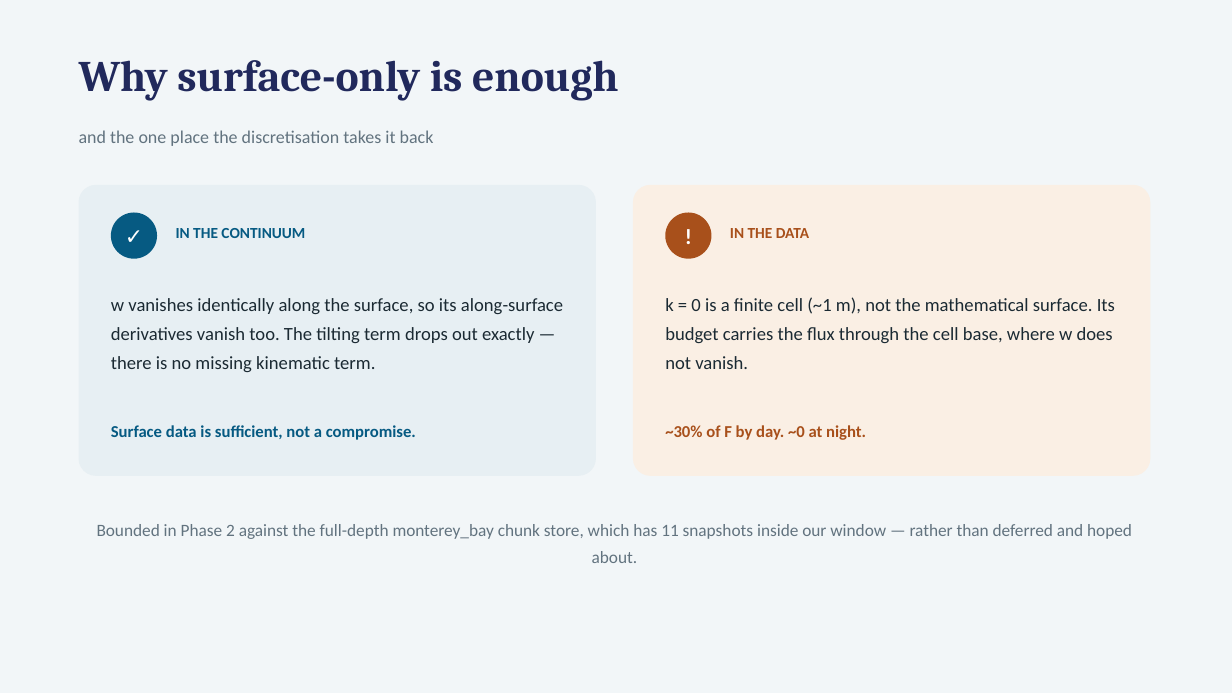
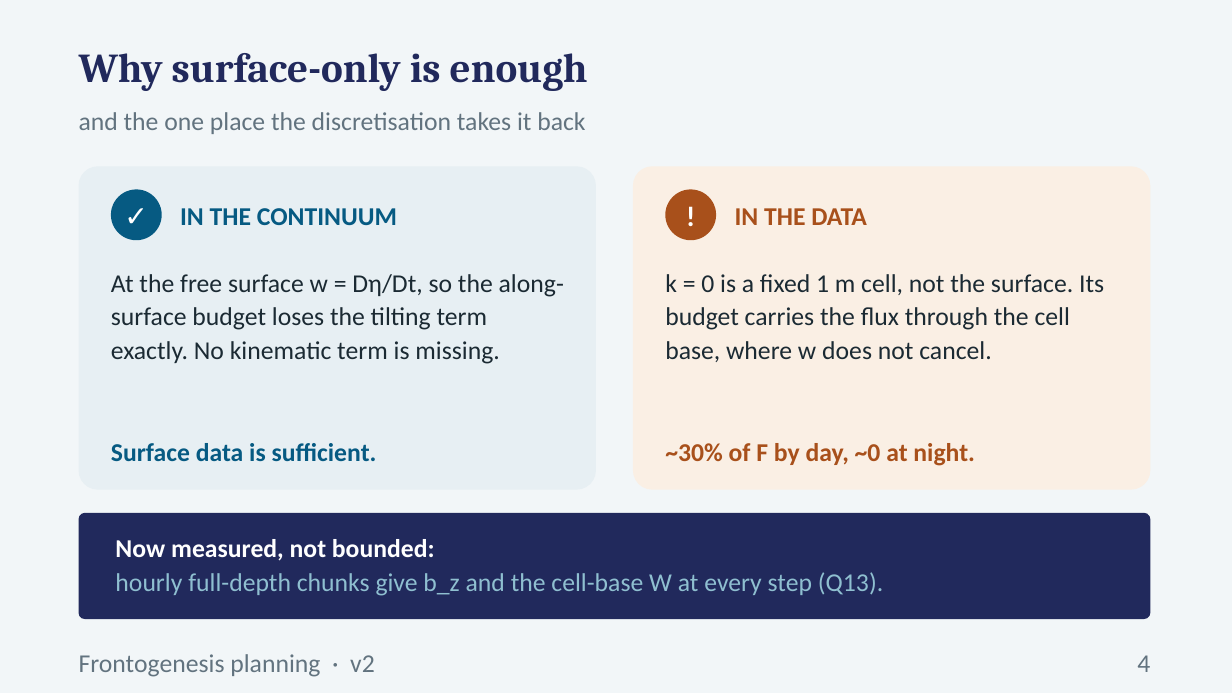
Before and after one commit to Sea-Meets-the-Stars/fronts, a slide deck: slide 4 of dev/frontogenesis/deck/Frontogenesis_Planning.pptx. Drawn at 1232x693 pixels with LibreOffice and Linux fonts; fonts in the diff are those of the drawing. Boxes give left, top, right and bottom in pixels: in the first picture for what was removed or moved away, otherwise in the second. Text is boxed around its words. In the diff, an @@ line names an element or a change of style, - is before the commit and + after.

```diff
--- a/dev/frontogenesis/deck/Frontogenesis_Planning.pptx
+++ b/dev/frontogenesis/deck/Frontogenesis_Planning.pptx
@@ text "Why surface-only is enough": place and size @@
-text "Why surface-only is enough" at [79, 60, 618, 101]
+text "Why surface-only is enough" at [79, 53, 588, 91]
@@ text "Why surface-only is enough" at [79, 53, 588, 91]: size 34 to 32 pt; line spacing 1 to 1.05; less space between paragraphs @@
@@ text "and the one place the ...": place and size @@
-text "and the one place the ..." at [79, 130, 434, 146]
+text "and the one place the ..." at [79, 112, 585, 134]
@@ text "and the one place the ..." at [79, 112, 585, 134]: size 14 to 20 pt; line spacing 1 to 1.05 @@
@@ rounded rectangle: place and size @@
-rounded rectangle at [79, 185, 596, 476]
+rounded rectangle at [79, 166, 596, 490]
@@ rounded rectangle: place and size @@
-rounded rectangle at [633, 185, 1151, 476]
+rounded rectangle at [633, 166, 1151, 490]
@@ ellipse "✓": place and size @@
-ellipse "✓" at [111, 213, 157, 259]
+ellipse "✓" at [111, 189, 162, 240]
@@ ellipse "✓" at [111, 189, 162, 240]: size 17 to 22 pt @@
@@ text "IN THE CONTINUUM" at [180, 208, 397, 225]: size 12 to 20 pt; line spacing 1 to 1.05 @@
@@ text "IN THE CONTINUUM": place and size @@
-text "IN THE CONTINUUM" at [176, 228, 305, 238]
+text "IN THE CONTINUUM" at [180, 208, 397, 225]
@@ ellipse "!" at [665, 189, 716, 240]: size 17 to 22 pt @@
@@ ellipse "!": place and size @@
-ellipse "!" at [665, 213, 712, 259]
+ellipse "!" at [665, 189, 716, 240]
@@ text "IN THE DATA": place and size @@
-text "IN THE DATA" at [730, 228, 809, 238]
+text "IN THE DATA" at [735, 208, 866, 225]
@@ text "IN THE DATA" at [735, 208, 866, 225]: size 12 to 20 pt; line spacing 1 to 1.05 @@
@@ text at [111, 274, 564, 364]: text changed; size 14.5 to 20 pt @@
-w vanishes identically along the surface, so its along-surface derivatives vanish too. The tilting term drops out exactly — there is no missing kinematic term.
+At the free surface w = Dη/Dt, so the along-surface budget loses the tilting term exactly. No kinematic term is missing.
@@ text at [665, 274, 1104, 362]: text changed; size 14.5 to 20 pt @@
-k = 0 is a finite cell (~1 m), not the mathematical surface. Its budget carries the flux through the cell base, where w does not vanish.
+k = 0 is a fixed 1 m cell, not the surface. Its budget carries the flux through the cell base, where w does not cancel.
@@ text at [111, 443, 377, 461]: text changed; size 13 to 20 pt @@
-Surface data is sufficient, not a compromise.
+Surface data is sufficient.
@@ text at [665, 443, 975, 466]: text changed; size 13 to 20 pt @@
-~30% of F by day. ~0 at night.
+~30% of F by day, ~0 at night.
@@ rounded rectangle added at [79, 513, 1151, 619], fill #21295C @@
@@ text removed at [97, 524, 1132, 563] @@
-Bounded in Phase 2 against the full-depth monterey_bay chunk store, which has 11 snapshots inside our window — rather than deferred and hoped about.
@@ text added at [115, 539, 883, 596], 20 pt, text #8FBFD0 @@
+Now measured, not bounded:
+hourly full-depth chunks give b_z and the cell-base W at every step (Q13).
@@ text added at [79, 654, 375, 677], 20 pt, text #62737F @@
+Frontogenesis planning · v2
@@ text added at [1137, 655, 1150, 672], 20 pt, text #62737F @@
+4
```
Also in this commit, not shown: 8 other slides changed, 8 slides added, 4 slides removed, 3 other files.
